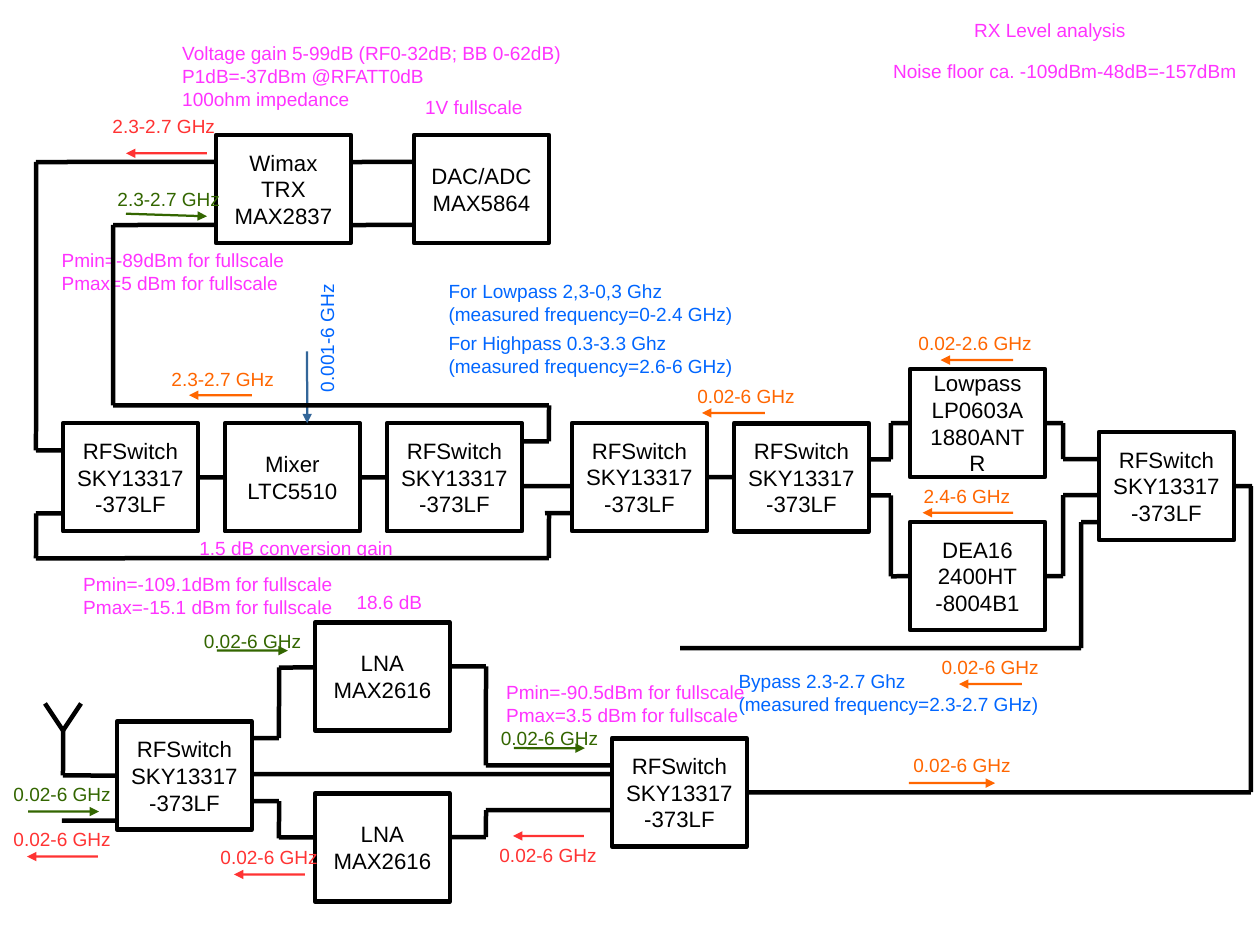
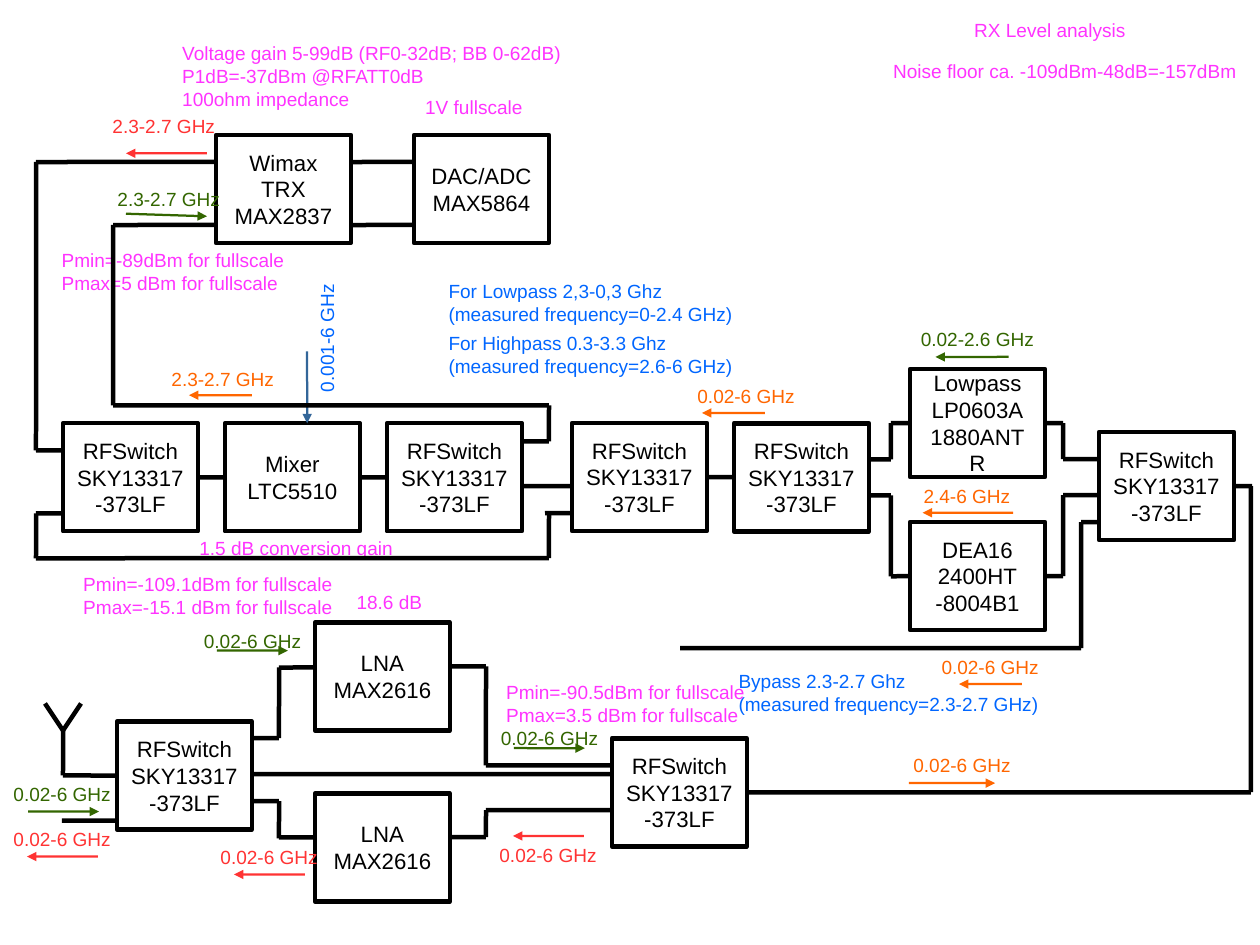
Before and after one commit to rad1o/hardware, a slide deck: slide 1 of overview_RF.odp. Drawn at 1260x945 pixels with LibreOffice and Linux fonts; fonts in the diff are those of the drawing. Boxes give left, top, right and bottom in pixels: in the first picture for what was removed or moved away, otherwise in the second. Text is boxed around its words. In the diff, an @@ line names an element or a change of style, - is before the commit and + after.

Commit message:
work on the overview1

```diff
--- a/overview_RF.odp
+++ b/overview_RF.odp
@@ text "0.02-2.6 GHz" at <box>921,332,1034,347</box>: text colour #FF6600 to #336600 @@
@@ arrow moved from (1013, 360) - (941, 360) to (1008, 357) - (936, 357) @@
@@ arrow (1008, 357) - (936, 357): stroke #FF6600 1.42 pt to #336600 1.42 pt @@
```
